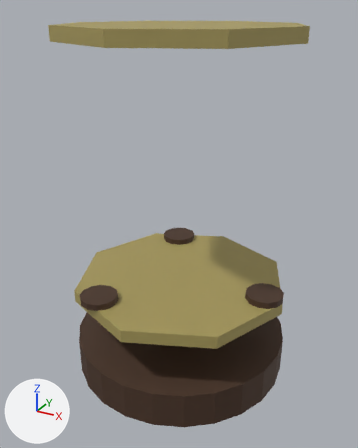
An edit to the glTF model public/assets/craft_lantern_frame.glb, drawn before and after from the same camera.
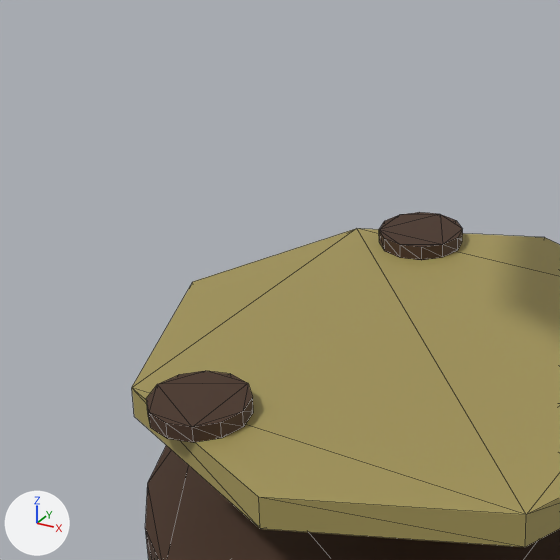
Each version is shown whole from a 50 mm camera at (0.356, -0.654, 0.583) aimed at (0.001, -0.009, 0.26), then close up on the part from 7% to 64% of the width and 34% to 79% of the height. Lighting does not change. The marker at lower left points along +X, +Y and +Z. The first two pictures are the older version. The close-ups show mesh edges as thin lines. Vertices at exactly the same position are counted once.

Names of what the first close-up shows: 'CRAFT_LanternFrame'.
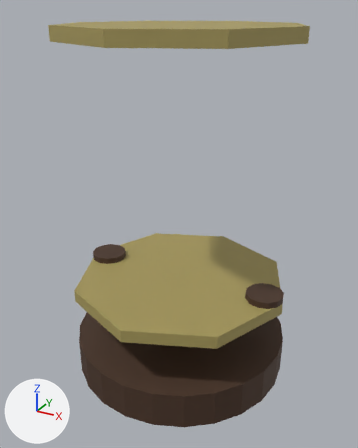
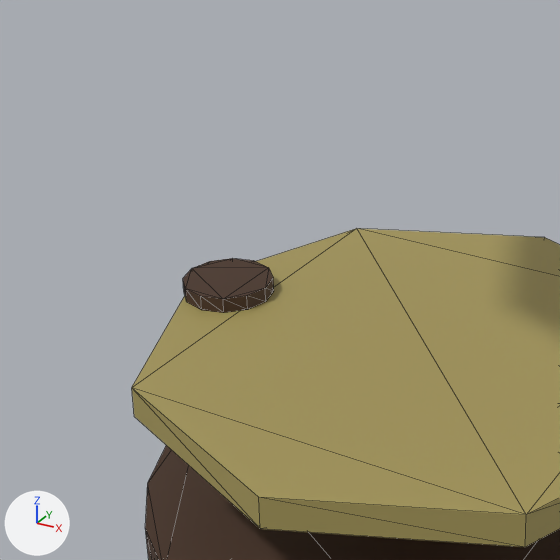
The change in detail:
me_craft_lanternframe is used by ob_craft_lanternframe; location (0.0, 0.0, 0.0).
me_craft_lanternframe had 175 vertices, 324 faces and spanned x -0.18..0.18, y -0.18..0.18, z 0.0..0.56.
me_craft_lanternframe now has 151 vertices, 280 faces and spans x -0.18..0.18, y -0.18..0.18, z 0.0..0.56.
me_craft_lanternframe part 1: the loose piece of 24 vertices spanning x -0.105..-0.045, y -0.16..-0.1, z 0.16..0.17 is deleted.
me_craft_lanternframe part 2: the loose piece of 24 vertices spanning x -0.105..-0.045, y 0.1..0.16, z 0.16..0.17 is deleted.
Part 3, on me_craft_lanternframe:
4 faces are deleted.
12 vertices are added at x -0.18..-0.12, y -0.03..0.03, z 0.16.
12 new vertices lie (0.0, 0.0, 0.01) away from vertices in x -0.18..-0.12, y -0.03..0.03, z 0.16.
44 new faces join them, mat_mat_wooddark_a (brown #4a3324).
4 new faces join them, mat_mat_bamboo_a (yellow #a89a5c).

Location of each change, (x1, y1, x2, y2) in pixels of the close-ups (560 x 560 px):
'CRAFT_LanternFrame', reshaped
    before: (132, 212, 560, 560)
    after: (132, 229, 560, 560)
part 1 of me_craft_lanternframe, deleted (brown)
    before: (146, 371, 253, 442)
part 2 of me_craft_lanternframe, deleted (brown)
    before: (379, 212, 463, 260)
part 3 of me_craft_lanternframe, built on
    both: (132, 229, 355, 387)
